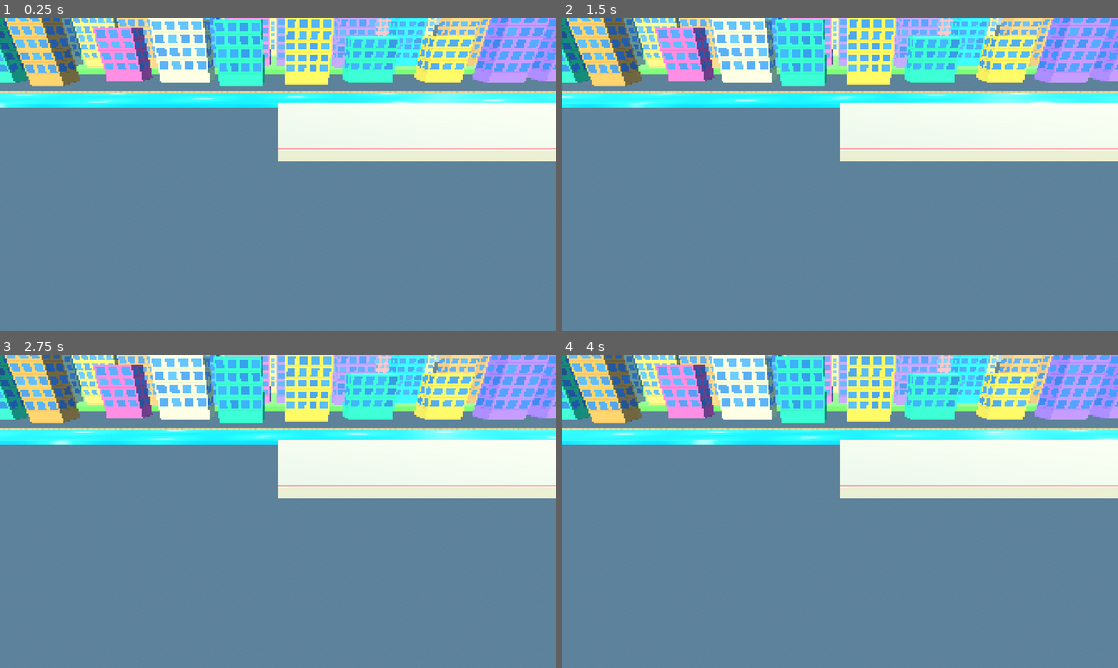
Above: before the commit, frames 1-4 (two rows, left to right).
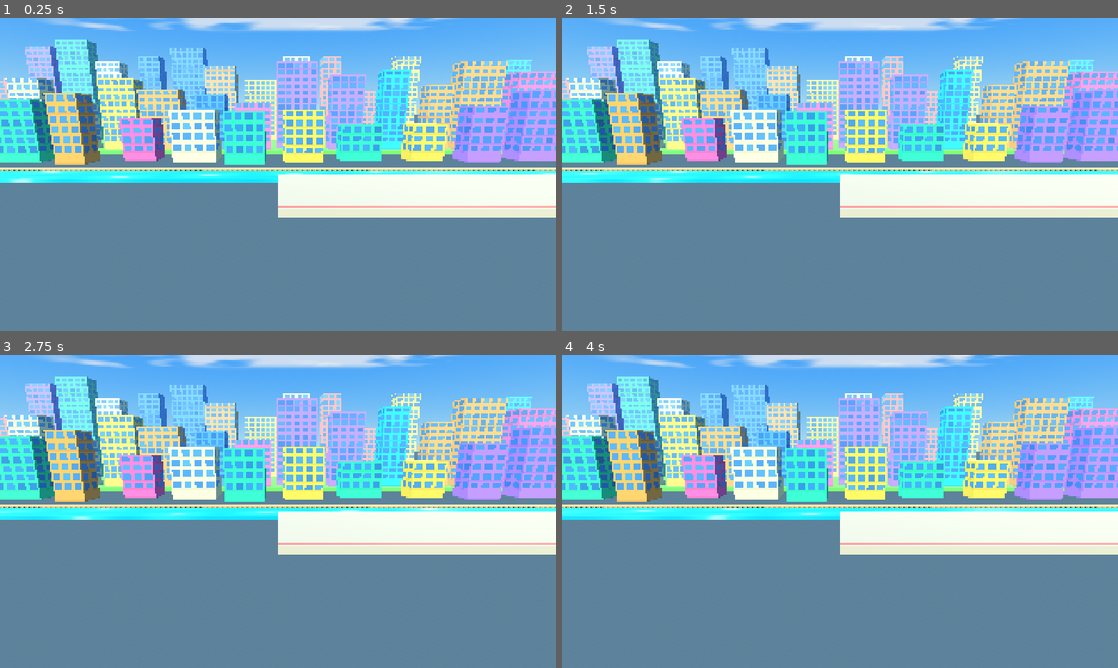
Above: after the commit, the same moments.

Repository: nnamdinwali/shadow-killer
Game: Godot game, scene res://node_3d.tscn
Same seed, same stepped clock (60 frames per second), same inputs: the game is played once before the commit and once after it.
Inputs (mouse positions are in pixels of both pictures, inside the frame that each line leads up to):
- Up to frame 1 (0.25 s): no input
- Up to frame 2 (1.5 s): tap Enter at 0.5, 0.6 s; move the mouse to (962, 158) at 0.52 s; click (962, 158) at 0.67 s; drag from (728, 190) to (812, 237) at 1.27 s
- Up to frame 3 (2.75 s): move the mouse to (333, 442) at 2.02 s; tap Enter at 2.1 s; click (333, 442) at 2.17 s
- Up to frame 4 (4 s): drag from (812, 574) to (673, 464) at 2.77 s; move the mouse to (1006, 558) at 3.52 s; tap Enter at 3.6 s; click (1006, 558) at 3.67 s

The runs differ from the first frame. In frame 1, 53% of the frame differs, in the area x 0-100%, y 0-64%; in frame 2, 53%; in frame 3, 53%; in frame 4, 53%.

Commit message:
Adjust camera to side-on rooftop gameplay angle

Diff:
--- a/node_3d.tscn
+++ b/node_3d.tscn
@@ -66,7 +66,7 @@
 script = ExtResource("1_city_polish")
 
 [node name="Camera3D" type="Camera3D" parent="."]
-transform = Transform3D(1, 0, 0, 0, 0.8829476, 0.4694716, 0, -0.4694716, 0.8829476, 0, 12, 22)
+transform = Transform3D(1, 0, 0, 0, 0.9781476, 0.2079117, 0, -0.2079117, 0.9781476, 0, 12, 26)
 current = true
 fov = 58.0
 near = 0.1
